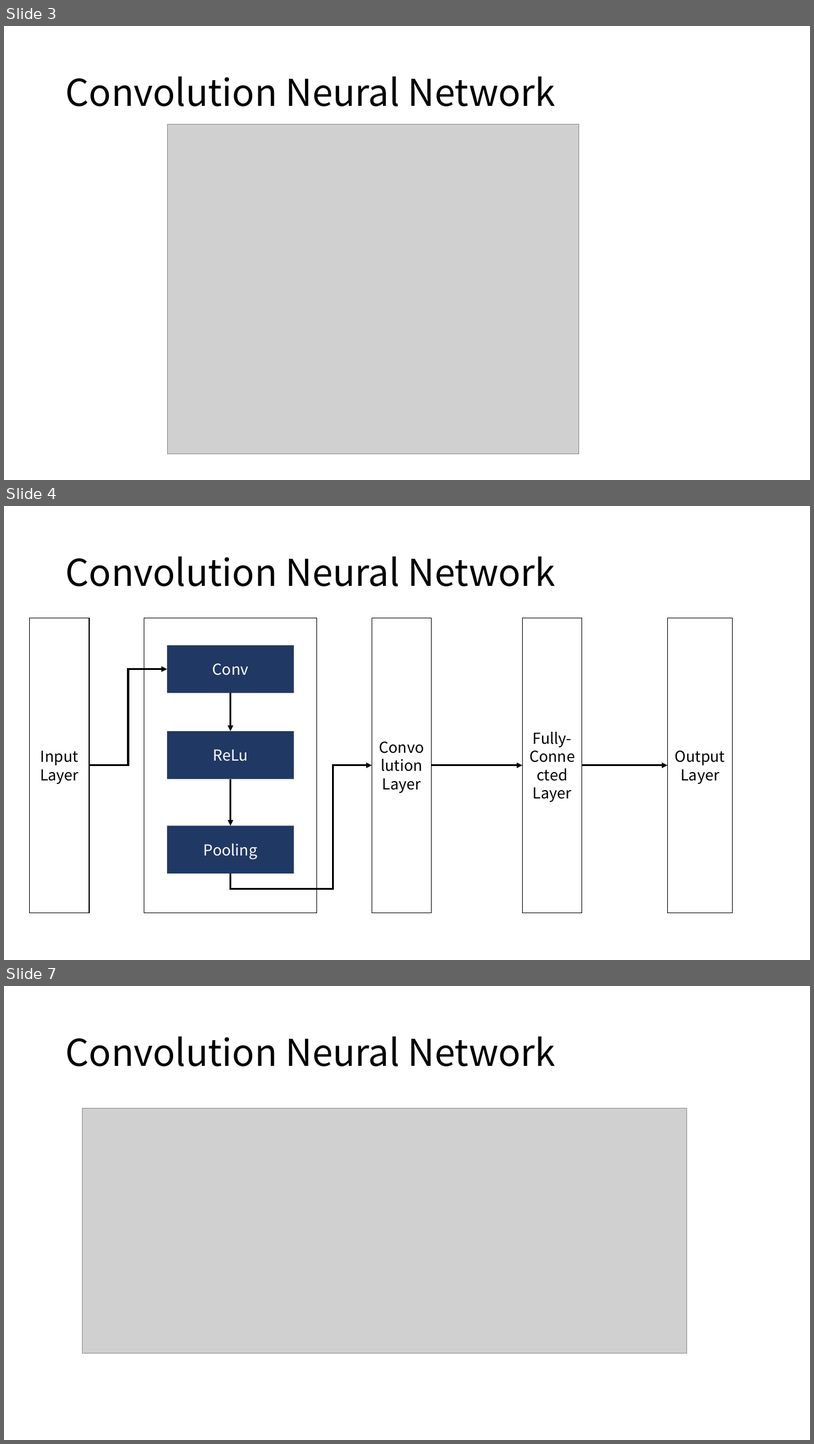
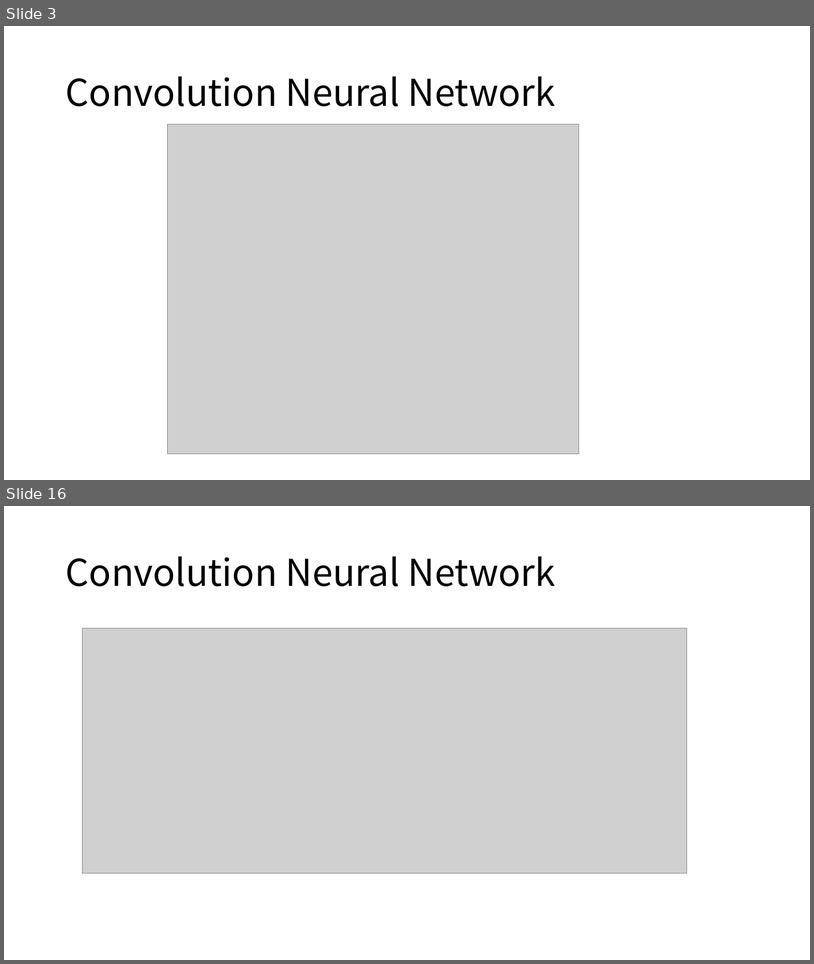
Before and after one commit to hahyeonsook/ai, a slide deck: lab/발표자료/reCNNs(2)_190723.pptx. Shown one above the other, each under a label of ours: slides 3, 4 and 7 before the commit, slides 3 and 16 after it; the slides between them are not shown. The pictures are 814x1444 and 814x964 pixels, drawn with LibreOffice and Linux fonts; fonts in the diff are those of the drawing; grey boxes stand for pictures. Boxes give left, top, right and bottom in pixels: in the first picture for what was removed or moved away, otherwise in the second. Text is boxed around its words. In the diff, an @@ line names an element or a change of style, - is before the commit and + after.

```diff
--- a/lab/발표자료/reCNNs(2)_190723.pptx
+++ b/lab/발표자료/reCNNs(2)_190723.pptx
@@ slide 4 removed at box(4, 506, 810, 960), background #FFFFFF @@
@@ title removed at box(286, 556, 556, 586) @@
-Convolution Neural Network
@@ rectangle removed at box(29, 618, 89, 913) @@
-Input
-Layer
@@ rectangle removed at box(144, 618, 317, 913) @@
@@ rectangle removed at box(372, 618, 432, 913) @@
-Convolution
-Layer
@@ rectangle removed at box(522, 618, 582, 913) @@
-Fully-
-Connected Layer
@@ rectangle removed at box(668, 618, 734, 913) @@
-Output
-Layer
@@ rectangle removed at box(167, 645, 294, 693) @@
-Conv
@@ elbow arrow removed from (89, 765) to (167, 669) @@
@@ arrow removed from (231, 693) to (231, 731) @@
@@ rectangle removed at box(167, 731, 294, 779) @@
-ReLu
@@ elbow arrow removed from (231, 873) to (372, 765) @@
@@ arrow removed from (432, 765) to (522, 765) @@
@@ arrow removed from (582, 765) to (668, 765) @@
@@ arrow removed from (231, 779) to (231, 825) @@
@@ rectangle removed at box(167, 825, 294, 873) @@
-Pooling
@@ what was slide 7 is now slide 16 @@
```
Also in this commit, not shown: 2 slides changed, 18 slides added, 10 other slides removed, 1 other file.
